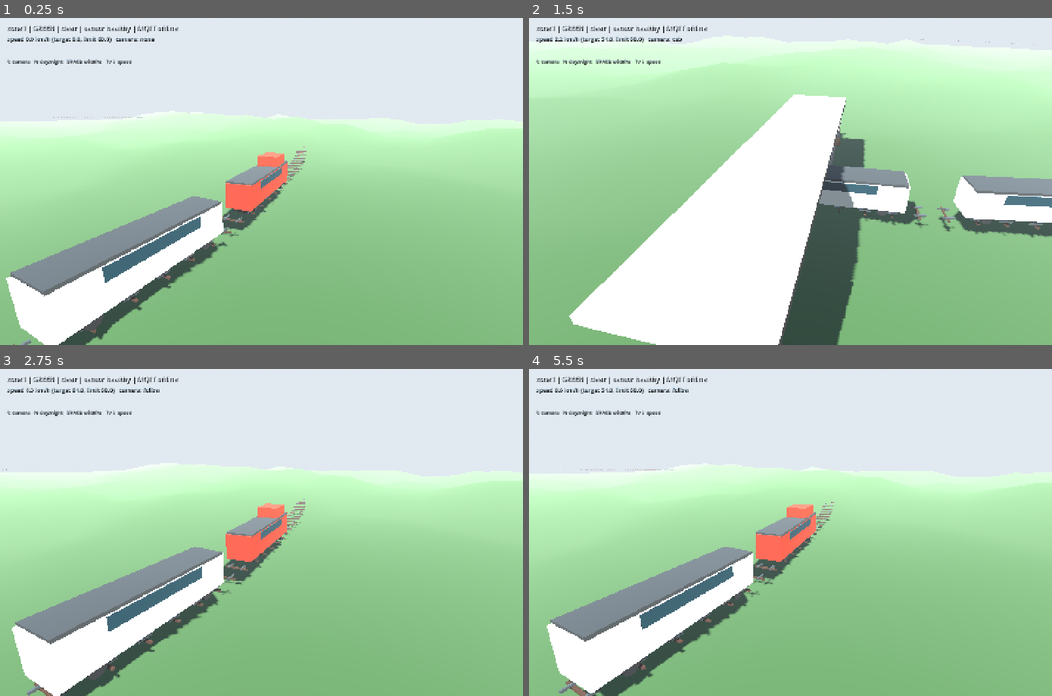
Above: before the commit, frames 1-4 (two rows, left to right).
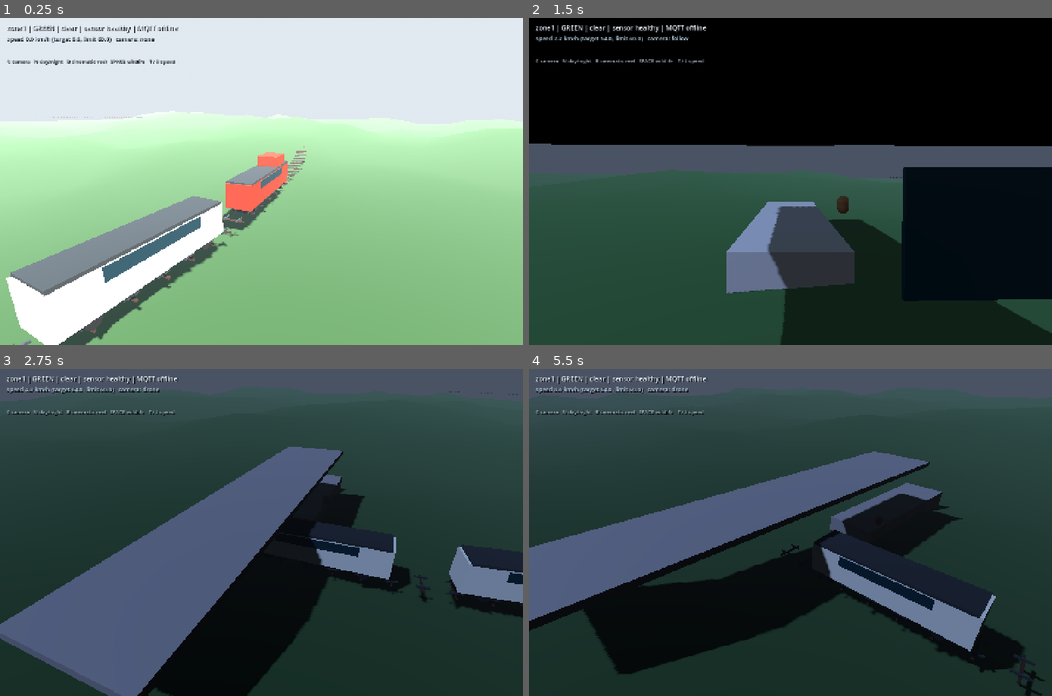
Above: after the commit, the same moments.

Repository: Kathir-Kalidass/railway-digital-twin
Game: Godot game, scene res://scenes/lts_minimal.tscn
Same seed, same stepped clock (60 frames per second), same inputs: the game is played once before the commit and once after it.
Inputs (mouse positions are in pixels of both pictures, inside the frame that each line leads up to):
- Up to frame 1 (0.25 s): no input
- Up to frame 2 (1.5 s): tap Enter at 0.5 s; move the mouse to (905, 165) at 0.52 s; hold Up (ui_up) 0.53-1.28 s; tap B at 0.6 s; click (905, 165) at 0.67 s; tap Space at 0.77, 1.07 s; tap C at 0.8, 1.35 s; move the mouse to (685, 197) at 1.27 s; hold Down (ui_down) from 1.28 s (still down)
- Up to frame 3 (2.75 s): tap Space at 1.52, 1.82 s; tap B at 1.55, 2.1 s; move the mouse to (313, 460) at 2.02 s; release Down (ui_down) at 2.03 s; hold Up (ui_up) from 2.03 s (still down); tap C at 2.3 s
- Up to frame 4 (5.5 s): move the mouse to (764, 597) at 2.77 s; tap C at 2.85, 3.8, 5.3 s; click (764, 597) at 2.92 s; tap Space at 3.02, 3.32, 3.77, 4.07, 4.52, 4.82 s; tap B at 3.05, 4.55 s; move the mouse to (947, 581) at 3.52 s; release Up (ui_up) at 3.53 s; hold Ctrl 3.53-4.28 s; hold Down (ui_down) from 3.53 s (still down); move the mouse to (633, 483) at 4.27 s; tap F at 4.35 s; move the mouse to (816, 532) at 5.02 s; tap 2 at 5.1 s; click (816, 532) at 5.17 s

The runs differ from the first frame. In frame 1, 0.2% of the frame differs, in the area x 12-34%, y 12-15%; in frame 2, 98%; in frame 3, 99%; in frame 4, 100%, in the area x 0-100%, y 0-100%.

Commit message:
feat(godot): cinematic reel scenario with drone/dusk restore

Diff:
--- a/godot/scenes/lts_minimal.tscn
+++ b/godot/scenes/lts_minimal.tscn
@@ -8,6 +8,7 @@
 [ext_resource type="PackedScene" path="res://scenes/world_wildlife.tscn" id="6"]
 [ext_resource type="Script" path="res://src/camera_director.gd" id="7"]
 [ext_resource type="Script" path="res://src/twin_hud.gd" id="8"]
+[ext_resource type="Script" path="res://src/scenario_director.gd" id="9"]
 
 [node name="World" type="Node3D"]
 script = ExtResource("1")
@@ -47,3 +48,11 @@
 reconciler_path = NodePath("../TrainReconciler")
 train_path = NodePath("../Train")
 camera_director_path = NodePath("../CameraDirector")
+
+[node name="ScenarioDirector" type="Node" parent="."]
+script = ExtResource("9")
+bridge_path = NodePath("../MQTTBridge")
+wildlife_behaviour_path = NodePath("../WorldWildlife/WildlifeBehaviour")
+camera_director_path = NodePath("../CameraDirector")
+atmosphere_path = NodePath("../WorldWildlife/Atmosphere")
+zone = "zone1"
--- a/godot/src/camera_director.gd
+++ b/godot/src/camera_director.gd
@@ -47,7 +47,18 @@
 func cycle() -> void:
 	if _cameras.is_empty():
 		return
-	index = (index + 1) % _cameras.size()
+	_activate((index + 1) % _cameras.size())
+
+
+func set_mode(mode: String) -> void:
+	var modes := ["follow", "cab", "drone"]
+	var wanted := modes.find(mode)
+	if wanted >= 0 and wanted < _cameras.size():
+		_activate(wanted)
+
+
+func _activate(target: int) -> void:
+	index = target
 	for i in _cameras.size():
 		_cameras[i].current = i == index
 
--- a/godot/src/lts_world.gd
+++ b/godot/src/lts_world.gd
@@ -40,6 +40,10 @@
 		var atmosphere := get_node_or_null("WorldWildlife/Atmosphere") as Atmosphere
 		if atmosphere:
 			atmosphere.toggle()
+	elif event is InputEventKey and event.pressed and not event.echo and event.keycode == KEY_B:
+		var scenario := get_node_or_null("ScenarioDirector") as ScenarioDirector
+		if scenario:
+			scenario.run_reel()
 
 
 func _update_camera(weight: float) -> void:
--- a/godot/src/scenario_director.gd
+++ b/godot/src/scenario_director.gd
@@ -2,14 +2,48 @@
 class_name ScenarioDirector
 
 @export var bridge_path: NodePath
-@export var spawner_path: NodePath
+@export var wildlife_behaviour_path: NodePath
+@export var camera_director_path: NodePath
+@export var atmosphere_path: NodePath
+@export var zone := "zone1"
+@export var cinematic_seconds := 8.0
+
+var running := false
+
 
 func run_reel() -> void:
-	var sp = get_node_or_null(spawner_path)
-	var bh = get_node_or_null(spawner_path.get_parent().get_path() + "/WildlifeBehaviour") if spawner_path else null
-	if sp and sp.get_parent().has_method("trigger_crossing"):
-		pass
-	elif sp:
-		var beh = sp.get_parent().get_node_or_null("WildlifeBehaviour")
-		if beh and beh.has_method("trigger_crossing"):
-			beh.trigger_crossing("deer")
+	if running:
+		return
+	running = true
+	var wildlife := get_node_or_null(wildlife_behaviour_path) as WildlifeBehaviour
+	if wildlife:
+		wildlife.trigger_crossing("deer")
+	var camera := get_node_or_null(camera_director_path) as CameraDirector
+	if camera:
+		camera.set_mode("drone")
+	var atmosphere := get_node_or_null(atmosphere_path) as Atmosphere
+	if atmosphere:
+		atmosphere.set_daynight(0.25)
+
+	await get_tree().create_timer(cinematic_seconds).timeout
+
+	if is_instance_valid(camera):
+		camera.set_mode("follow")
+	if is_instance_valid(atmosphere):
+		atmosphere.set_daynight(0.75)
+	running = false
+
+
+func run_safety_scenario() -> void:
+	if running:
+		return
+	running = true
+	var bridge := get_node_or_null(bridge_path) as MQTTBridge
+	if bridge == null:
+		running = false
+		return
+	for signal_aspect in ["GREEN", "YELLOW", "RED"]:
+		bridge.message_received.emit("railway/%s/signal" % zone, {"signal": signal_aspect})
+		await get_tree().create_timer(1.2).timeout
+	bridge.message_received.emit("railway/%s/signal" % zone, {"signal": "GREEN"})
+	running = false
--- a/godot/src/twin_hud.gd
+++ b/godot/src/twin_hud.gd
@@ -17,7 +17,7 @@
 	_status = _make_label(18, Color(0.92, 0.96, 1.0), Vector2(18, 14))
 	_metrics = _make_label(16, Color(0.78, 0.88, 0.95), Vector2(18, 44))
 	_help = _make_label(14, Color(0.65, 0.72, 0.78), Vector2(18, 108))
-	_help.text = "C camera   N day/night   SPACE wildlife   \u2191/\u2193 speed"
+	_help.text = "C camera   N day/night   B cinematic reel   SPACE wildlife   \u2191/\u2193 speed"
 	refresh()
 
 
--- /dev/null
+++ b/godot/tests/test_scenario_director.gd
@@ -0,0 +1,35 @@
+extends SceneTree
+
+
+func _initialize() -> void:
+	call_deferred("_run")
+
+
+func _run() -> void:
+	var a := Assert.new()
+	var scene: Node3D = load("res://scenes/lts_minimal.tscn").instantiate()
+	scene.get_node("MQTTBridge").connect_on_ready = false
+	root.add_child(scene)
+	await process_frame
+	await process_frame
+
+	var scenario := scene.get_node("ScenarioDirector") as ScenarioDirector
+	var director := scene.get_node("CameraDirector") as CameraDirector
+	var atmosphere := scene.get_node("WorldWildlife/Atmosphere") as Atmosphere
+	a.ok(scenario != null, "scenario director is part of the scene")
+
+	scenario.cinematic_seconds = 0.2
+	scenario.run_reel()
+	await process_frame
+	a.ok(scenario.running, "cinematic reel starts")
+	a.eq(director.mode_name(), "drone", "reel switches to the drone camera")
+	a.eq(atmosphere.time_of_day, 0.25, "reel sets dusk")
+
+	await create_timer(0.5).timeout
+	a.ok(not scenario.running, "reel finishes")
+	a.eq(director.mode_name(), "follow", "reel restores the follow camera")
+	a.eq(atmosphere.time_of_day, 0.75, "reel restores daylight")
+
+	scene.queue_free()
+	await process_frame
+	quit(a.report("test_scenario_director"))
Not shown: 1 places in godot/scenes/lts_minimal.tscn that only renumber resources
Not shown, changed: docs/demo-windows.md
Not shown, changed: docs/porting/acceptance.md
